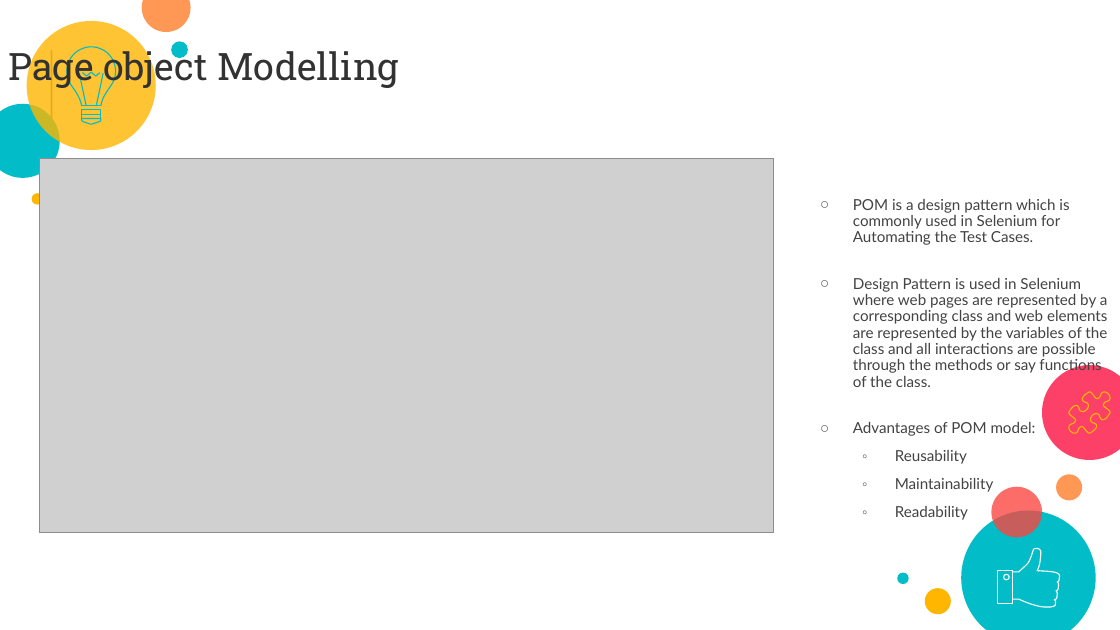
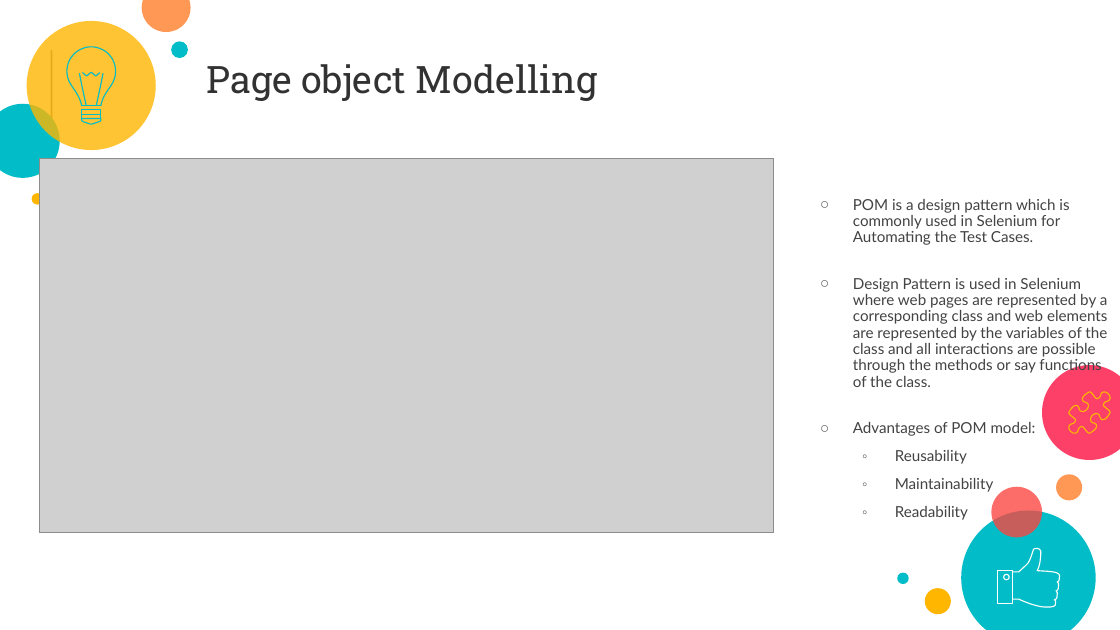
Before and after one commit to ashwinbalajiks/pragra-docs, a slide deck: slide 19 of Selenium/Pragra_Selenium_Draft_12Nov.pptx. Drawn at 1120x630 pixels with LibreOffice and Linux fonts; fonts in the diff are those of the drawing; grey boxes stand for pictures; background and template pictures are left out. Boxes give left, top, right and bottom in pixels: in the first picture for what was removed or moved away, otherwise in the second. Text is boxed around its words. In the diff, an @@ line names an element or a change of style, - is before the commit and + after.

```diff
--- a/Selenium/Pragra_Selenium_Draft_12Nov.pptx
+++ b/Selenium/Pragra_Selenium_Draft_12Nov.pptx
@@ title "Page object Modelling" rewrapped from [8,46,399,90] to [207,64,597,101] @@
```
Also in this commit, not shown: 6 other slides changed, 2 slides added, 2 slides removed.
